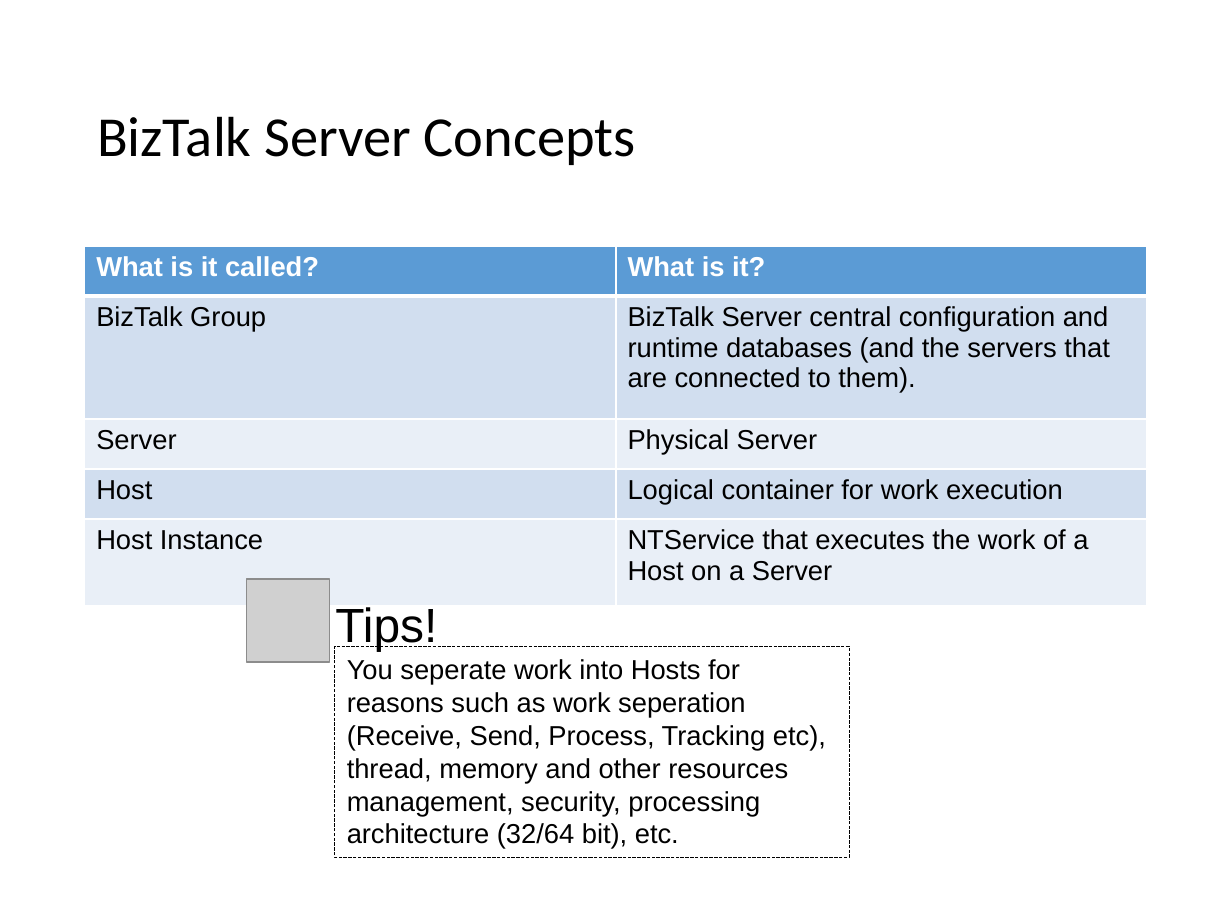
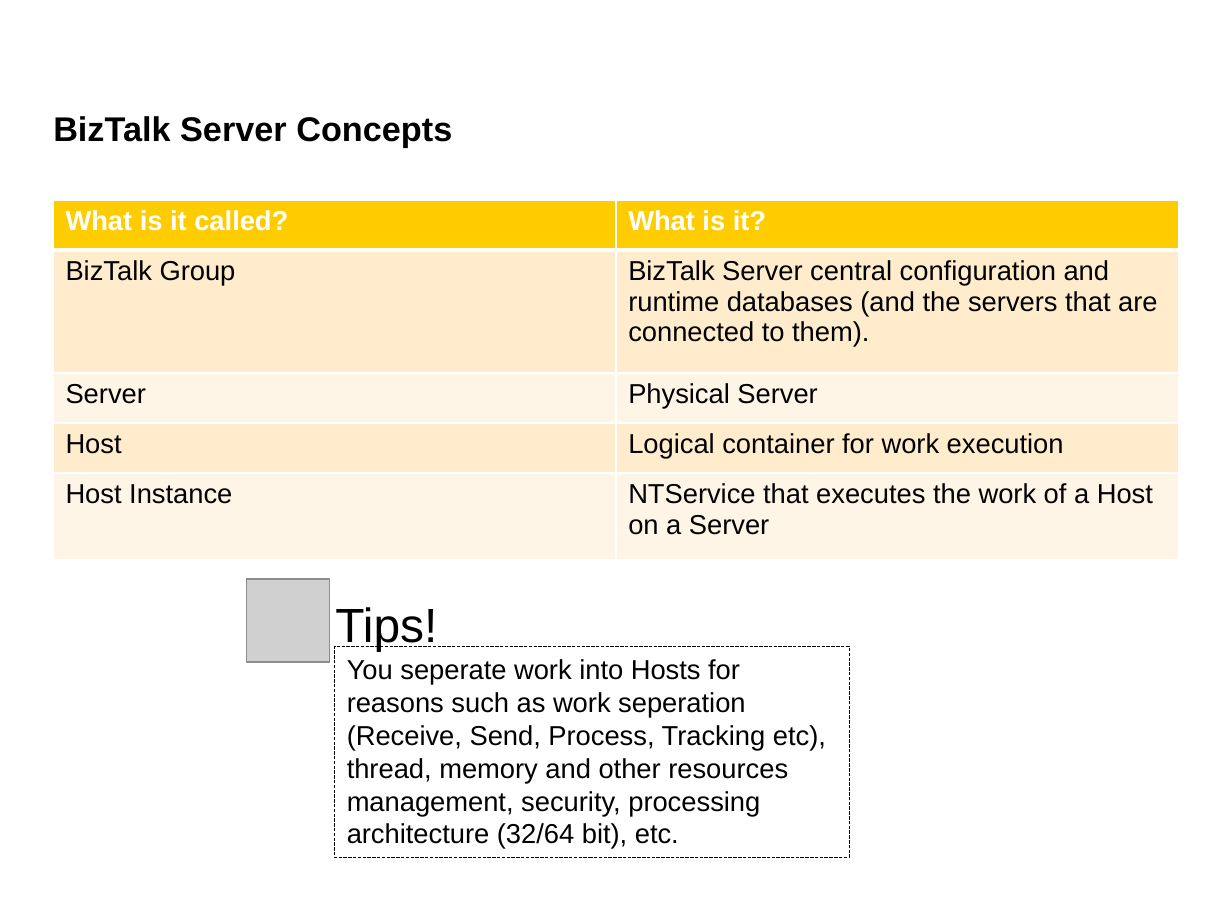
Before and after one commit to wmmihaa/BizTalk-Server---Developing-Integration-Solutions, a slide deck: slide 22 of Slides/Module 1 - Introduction to BizTalk Server.pptx. Drawn at 1232x924 pixels with LibreOffice and Linux fonts; fonts in the diff are those of the drawing; grey boxes stand for pictures. Boxes give left, top, right and bottom in pixels: in the first picture for what was removed or moved away, otherwise in the second. Text is boxed around its words. In the diff, an @@ line names an element or a change of style, - is before the commit and + after.

```diff
--- a/Slides/Module 1 - Introduction to BizTalk Server.pptx
+++ b/Slides/Module 1 - Introduction to BizTalk Server.pptx
@@ title "BizTalk Server Concepts": place and size @@
-title "BizTalk Server Concepts" at box(97, 116, 636, 165)
+title "BizTalk Server Concepts" at box(53, 116, 452, 147)
@@ title "BizTalk Server Concepts" at box(53, 116, 452, 147): size 33 to 20 pt, font Calibri to Arial, bold on; line spacing 0.9 to 1 @@
@@ table at box(53, 200, 1179, 821) @@
@@ fill #5B9BD5 to #FFCC00 in row 1 @@
@@ fill #D2DEEF to #FFECCC in 4 cells @@
@@ fill #EAEFF7 to #FFF6E7 in 4 cells @@
@@ table: place and size @@
-table at box(85, 246, 1147, 833)
+table at box(53, 200, 1179, 821)
```
Also in this commit, not shown: 67 other slides changed, 16 other files.
